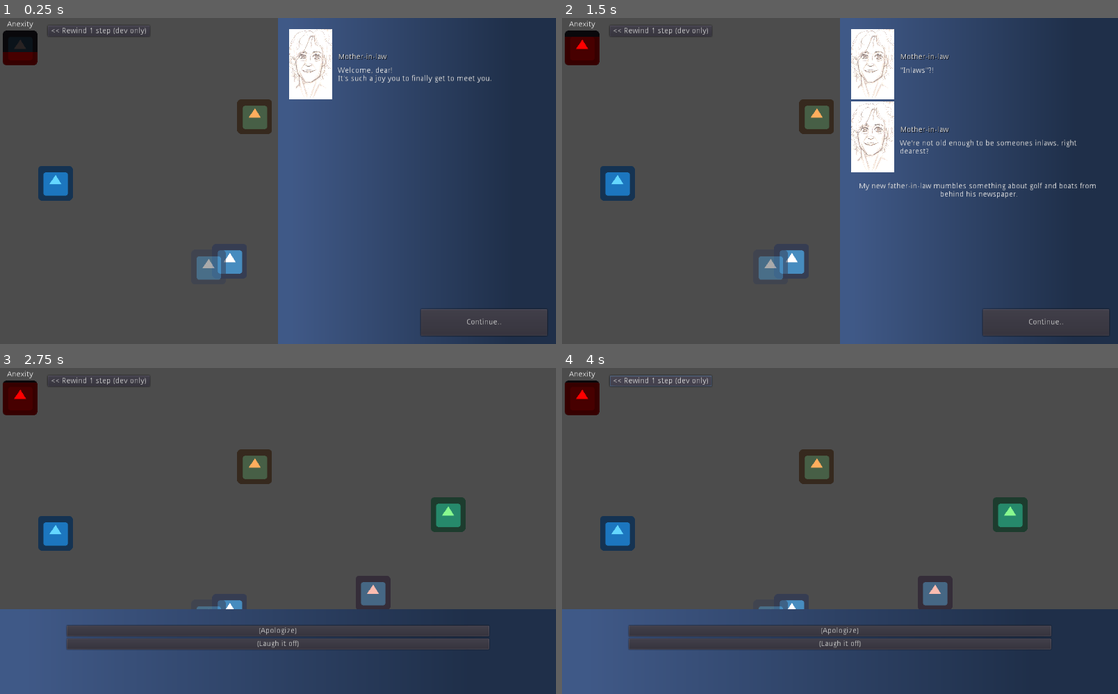
Above: before the commit, frames 1-4 (two rows, left to right).
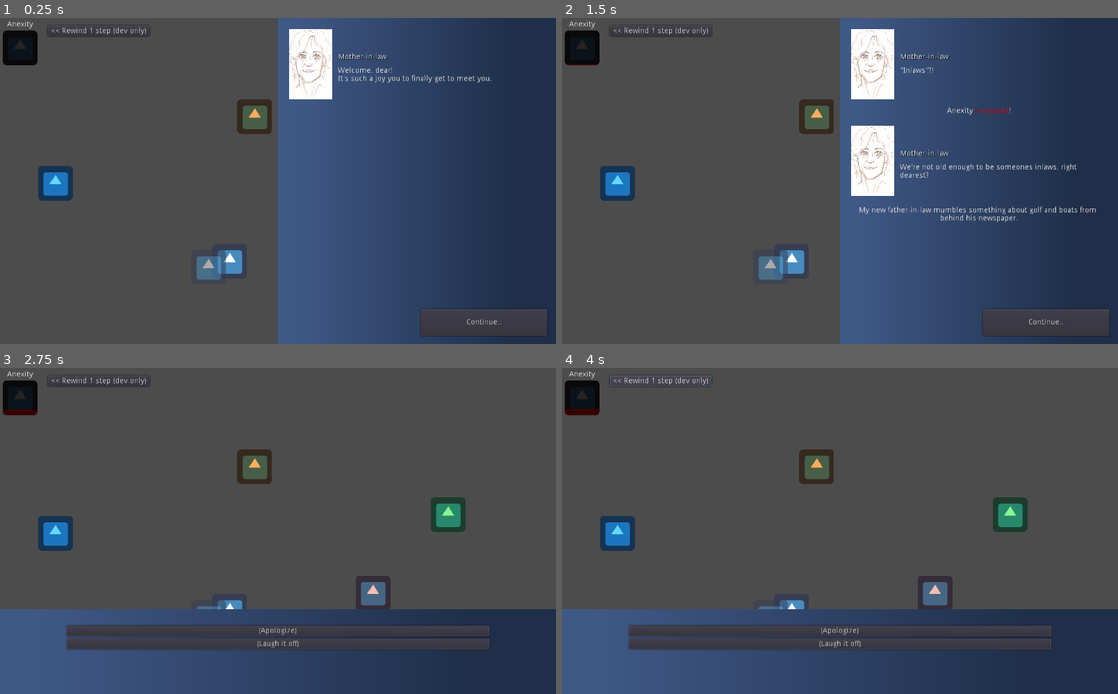
Above: after the commit, the same moments.

Repository: jordgubben/gw24-fam-andersson
Game: Godot game, scene res://FamilyDinner.tscn
Two runs of this game, one before a commit and one after it. Both use one fixed random seed, a clock stepped at 60 frames per second and the inputs below. The engine's default icon, where the game draws it, is replaced by a stand-in: a white triangle on a blue panel in a dark square.
Inputs:
- Up to frame 1 (0.25 s): no input
- Up to frame 2 (1.5 s): click "Continue.." at 0.5 s; click "It's great to finally meet my…" at 1.25 s
- Up to frame 3 (2.75 s): click "Continue.." at 2 s
- Up to frame 4 (4 s): click "(Apologize)" at 2.75 s; click "<< Rewind 1 step (dev only)" at 3.5 s

The runs differ from the first frame. In frame 1, 0.2% of the frame differs, in the area x 0-7%, y 10-15%; in frame 2, 3.6%, in the area x 0-96%, y 5-63%; in frame 3, 0.5%; in frame 4, 0.5%.

Commit message:
Change anexity from narrative

Diff:
--- a/Conversation.gd
+++ b/Conversation.gd
@@ -13,7 +13,6 @@
 # Participants container
 export(NodePath) var participants_path = NodePath("../participants")
 onready var _participants: Node = self.get_node(participants_path)
-
 
 var _passed_segments = []
 var segments_db:Dictionary = {
@@ -155,5 +154,8 @@
 				{"text": var text}:
 					out.queue_narration(text)
 
+				{"change_anexity": var c }:
+					out.queue_anexity_change(c)
+
 				_:
 					printerr("Unablle to pressent", el)
--- a/FamilyDinner.gd
+++ b/FamilyDinner.gd
@@ -17,6 +17,7 @@
 		{"follows": "start"},
 	], [
 		{S: "mother-in-law", "text": "\"Inlaws\"?!"},
+		{"change_anexity": +1},
 		{S: "mother-in-law",
 			"text": "We're not old enough to be someones inlaws, right dearest?"},
 		{	"text": "My new father-in-law mumbles something about [b]golf[/b] " +
@@ -31,6 +32,7 @@
 		{"text": "Suddenly. The kitchen timer rings."},
 		{S: "mother-in-law", "text": "..needed in the kitchen. Appartently."},
 		{"text": "She swirls of into the next room"},
+		{"change_anexity": -1},
 		{"speaker": IV, "text": "Saved by the bell, literally."}
 	]),
 	"start->inlaws->laugh": ConversationSegment.new("(Laugh it off)", [
@@ -47,6 +49,7 @@
 		{"speaker": IV, "text": "What has he/she told them? Do I need to keep our stories traight for some reason?"},
 		{"text": "Suddenly. The kitchen timer rings."},
 		{S: "mother-in-law", "text": "Well, that's my queue. We'll have to talk more about this later."},
+		{"change_anexity": +2},
 		{"text": "She shifts gracefully in to the next room, while keeping her eyes fixed on my fidgeting fiance."},
 	]),
 	"start->home": ConversationSegment.new("I've been so looking forward to seeing my BFs/GFs home.", [
@@ -121,6 +124,10 @@
 func _on_narrative_pressentation_completed():
 	$conversation.pressent_options()
 
+func _on_narrative_anexity_changed(change):
+	prints(self, " _on_narrative_anexity_changed", change)
+	$ui/anexity_bar.target += change
+
 func _on_rewind_btn_pressed():
 	prints("<< Rewinding a by a single step")
 	$conversation.rewind_one_step()
--- a/FamilyDinner.tscn
+++ b/FamilyDinner.tscn
@@ -25,8 +25,7 @@
 "_edit_use_anchors_": false
 }
 
-[node name="AnexityBar" parent="ui" instance=ExtResource( 11 )]
-target = 5.0
+[node name="anexity_bar" parent="ui" instance=ExtResource( 11 )]
 
 [node name="narrative" parent="ui" instance=ExtResource( 3 )]
 visible = false
@@ -121,6 +120,7 @@
 script = ExtResource( 5 )
 speaker_name = "My inner voice"
 speaker_portrait = ExtResource( 4 )
+[connection signal="anexity_changed" from="ui/narrative" to="." method="_on_narrative_anexity_changed"]
 [connection signal="pressentation_completed" from="ui/narrative" to="." method="_on_narrative_pressentation_completed"]
 [connection signal="option_selected" from="ui/options" to="." method="_on_options_option_selected"]
 [connection signal="pressed" from="ui/MarginContainer/rewind_btn" to="." method="_on_rewind_btn_pressed"]
--- a/ui/AnexityBar.tscn
+++ b/ui/AnexityBar.tscn
@@ -34,8 +34,7 @@
 size_flags_horizontal = 3
 size_flags_vertical = 3
 max_value = 5.0
-step = 0.01
-value = 1.0
+step = 0.0
 texture_under = ExtResource( 1 )
 texture_progress = ExtResource( 1 )
 fill_mode = 3
--- /dev/null
+++ b/ui/AnexityChangeBox.tscn
@@ -0,0 +1,24 @@
+[gd_scene format=2]
+
+[node name="AnexityChangeBox" type="MarginContainer"]
+anchor_right = 1.0
+anchor_bottom = 1.0
+margin_right = -673.0
+margin_bottom = -580.0
+rect_min_size = Vector2( 0, 20 )
+custom_constants/margin_right = 0
+custom_constants/margin_top = 10
+custom_constants/margin_left = 0
+custom_constants/margin_bottom = 10
+__meta__ = {
+"_edit_use_anchors_": false
+}
+
+[node name="label" type="RichTextLabel" parent="."]
+margin_top = 10.0
+margin_right = 351.0
+margin_bottom = 30.0
+rect_min_size = Vector2( 0, 20 )
+bbcode_enabled = true
+bbcode_text = "Lorem ipsum anexit is amet.."
+text = "Lorem ipsum anexit is amet.."
--- a/ui/NarrativePanel.gd
+++ b/ui/NarrativePanel.gd
@@ -4,7 +4,9 @@
 
 var DialougeBox: PackedScene = preload("res://ui/DialougeBox.tscn")
 var NarrationBox: PackedScene = preload("res://ui/NarrationBox.tscn")
+var AnexityBox: PackedScene = preload("res://ui/AnexityChangeBox.tscn")
 
+signal anexity_changed(change)
 signal pressentation_completed()
 
 var _postponed_elements:Array = []
@@ -26,6 +28,29 @@
 	var label = "[center]" + narration +"[/center]"
 	n.get_node("narration_label").bbcode_text = label
 	self.queue_element(n)
+
+func queue_anexity_change(change: float):
+	var box:Control = AnexityBox.instance()
+
+	# Set label
+	var label: RichTextLabel = box.get_node("label")
+	if change > 0:
+		label.bbcode_text = "Anexity [color=red]increased[/color]!"
+	elif change < 0:
+		label.bbcode_text = "Anexity [color=blue]decreased[/color]!"
+	else:
+		label.bbcode_text = "Anexity [color=green]remained unchanged[/color]."
+
+	# Center text
+	label.bbcode_text = "[center]" + label.bbcode_text + "[/center]"
+
+	box.connect("tree_entered", self, "_on_anexity_changed", [change])
+
+	self.queue_element(box)
+
+func _on_anexity_changed(change):
+	prints(self, "_on_anexity_changed:", change)
+	self.emit_signal("anexity_changed", change)
 
 func queue_element(new_el: Control):
 	# Don't add anything more if there's already a queue
